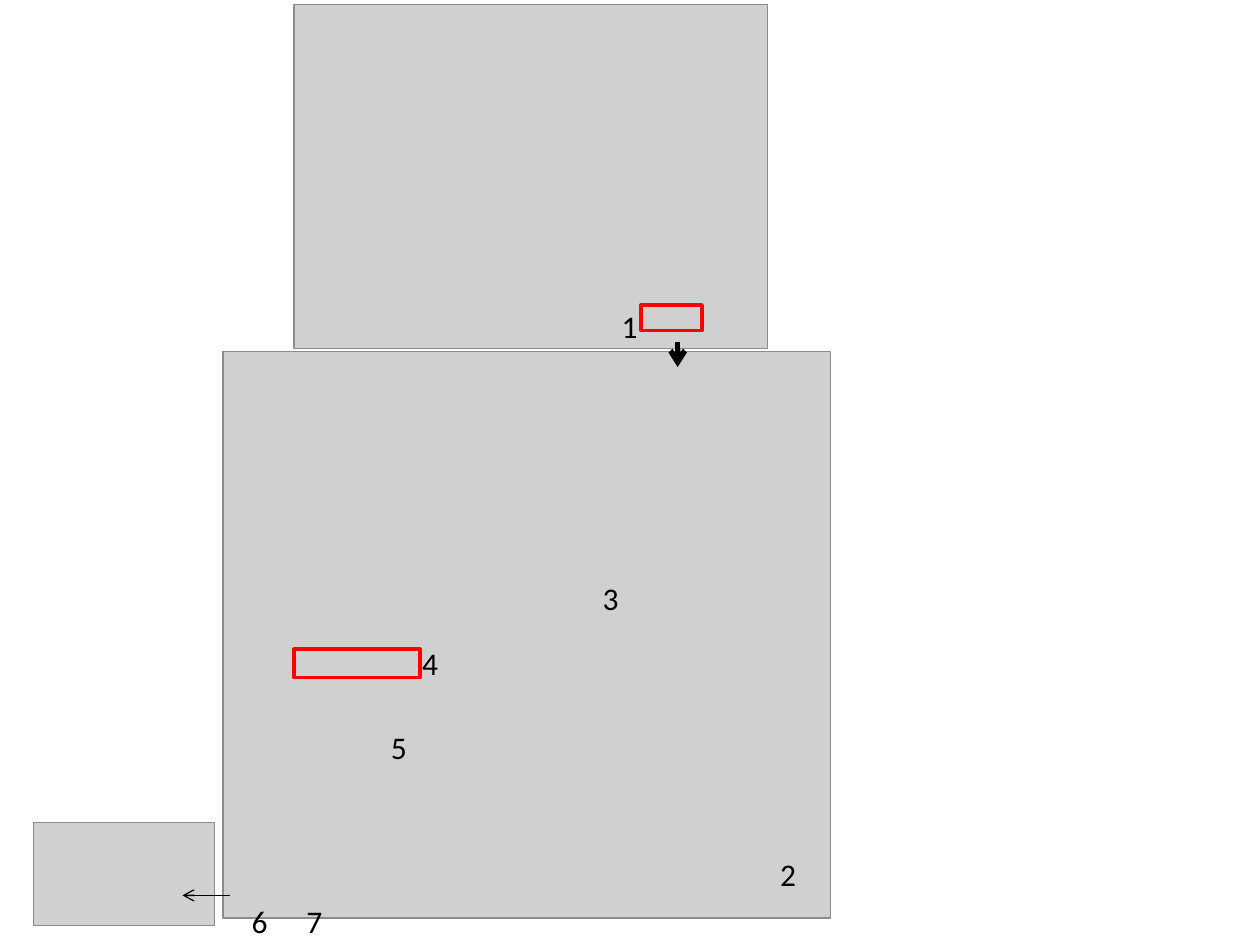
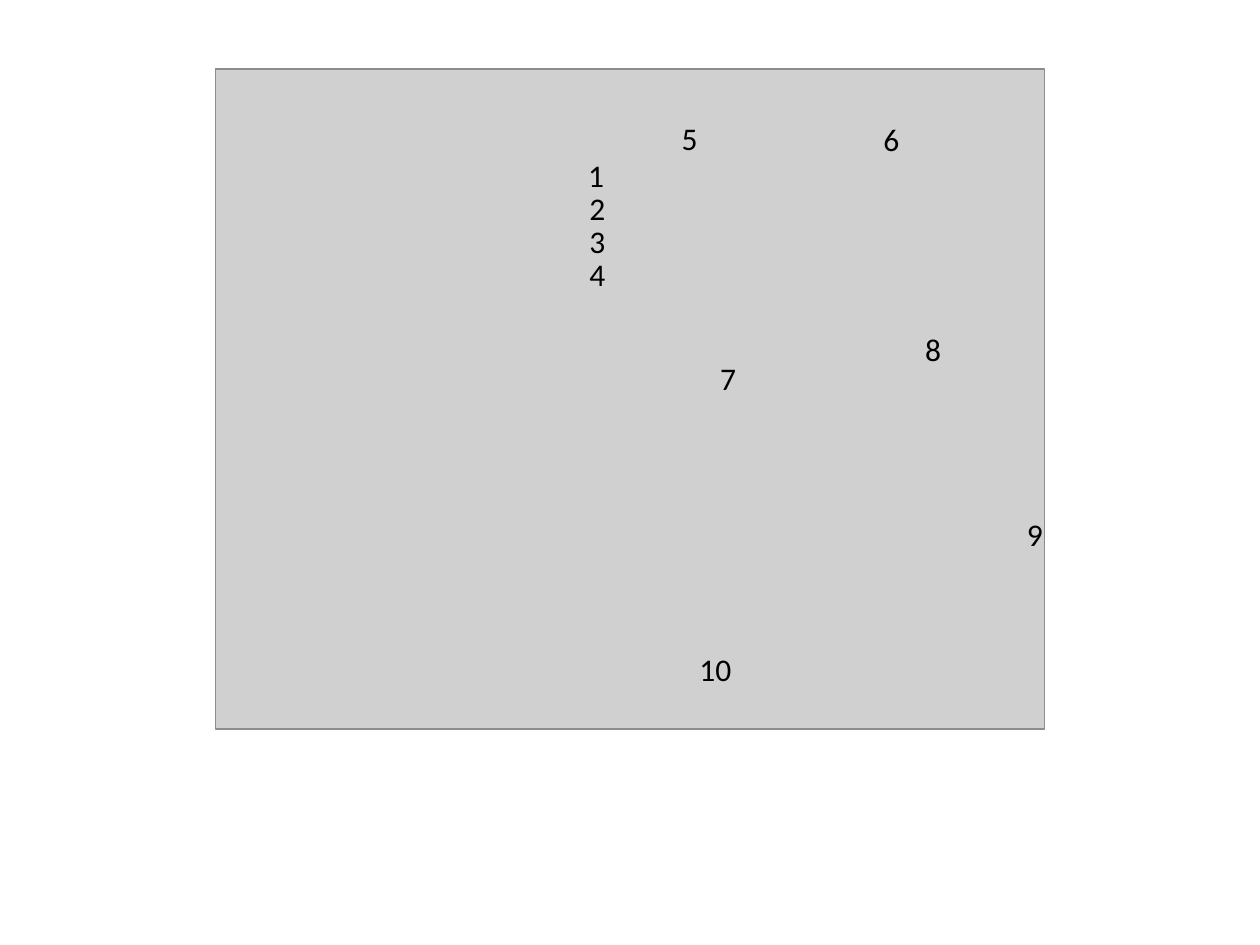
Before and after one commit to DePrettoM/EEGpal, a slide deck: slide 22 of Manuels/picture_EEGpal_manuals.pptx (slide 15 before the commit). Drawn at 1260x945 pixels with LibreOffice and Linux fonts; fonts in the diff are those of the drawing; grey boxes stand for pictures. Boxes give left, top, right and bottom in pixels: in the first picture for what was removed or moved away, otherwise in the second. Text is boxed around its words. In the diff, an @@ line names an element or a change of style, - is before the commit and + after.

```diff
--- a/Manuels/picture_EEGpal_manuals.pptx
+++ b/Manuels/picture_EEGpal_manuals.pptx
@@ picture removed at (294,4,767,348) @@
@@ picture added at (215,69,1045,730) @@
@@ text "5": place and size @@
-text "5" at (391,738,407,759)
+text "5" at (682,129,698,151)
@@ text "6" rewrapped from (252,911,268,941) to (883,129,899,152) @@
@@ text "1": place and size @@
-text "1" at (622,317,638,338)
+text "1" at (588,166,604,187)
@@ text "2": place and size @@
-text "2" at (780,865,796,886)
+text "2" at (589,199,605,220)
@@ text "3": place and size @@
-text "3" at (603,589,619,611)
+text "3" at (589,232,605,254)
@@ text "4": place and size @@
-text "4" at (422,654,438,675)
+text "4" at (589,265,605,286)
@@ rectangle removed at (641,305,702,330) @@
@@ picture removed at (223,352,830,919) @@
@@ arrow removed from (678, 341) to (678, 367) @@
@@ text "7" rewrapped from (306,907,322,933) to (720,369,736,390) @@
@@ text added at (925,339,941,362), 18 pt, text #000000 @@
+8
@@ text added at (1027,525,1043,546), 18 pt, text #000000 @@
+9
@@ rectangle removed at (294,649,420,677) @@
@@ text added at (699,660,731,681), 18 pt, text #000000 @@
+10
@@ picture removed at (33,823,214,926) @@
@@ arrow removed from (231, 896) to (183, 896) @@
```
Also in this commit, not shown: 2 other slides changed, 1 slide added, 3 slides removed, 4 other files.
